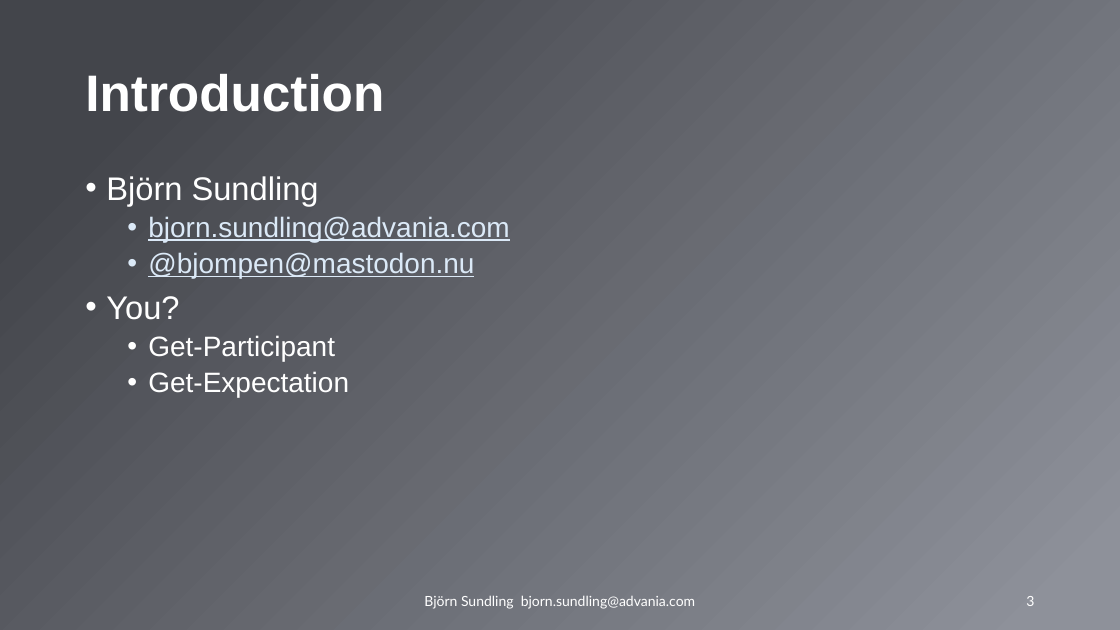
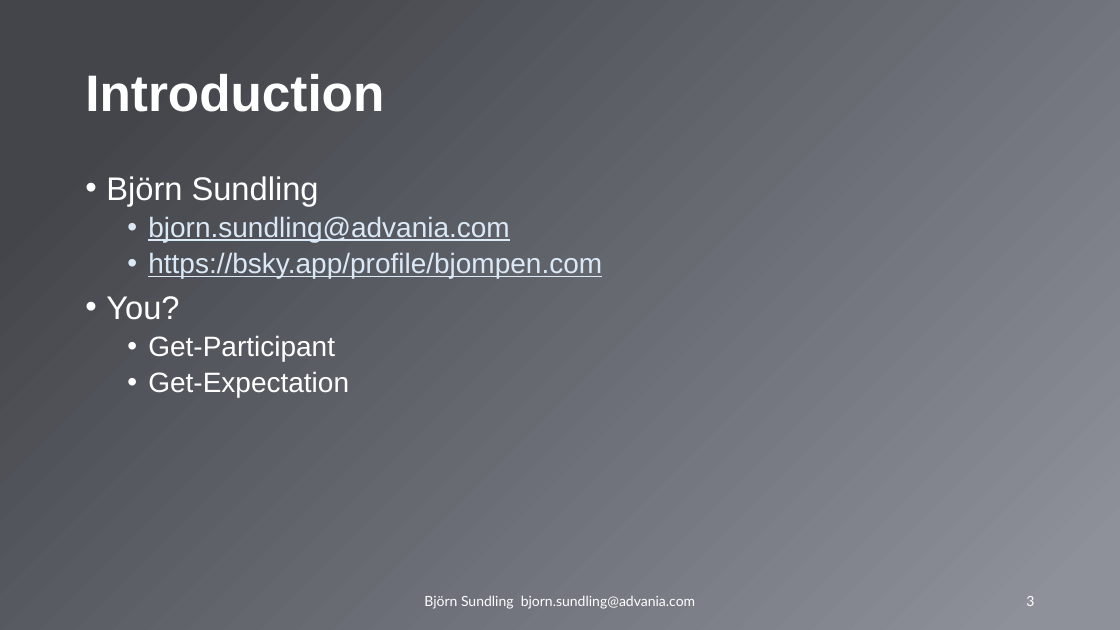
Before and after one commit to AdvaniaSE/PowerShellFundamentals, a slide deck: slide 3 of PowerShell Fundamentals.pptx. Drawn at 1120x630 pixels with LibreOffice and Linux fonts; fonts in the diff are those of the drawing; background and template pictures are left out. Boxes give left, top, right and bottom in pixels: in the first picture for what was removed or moved away, otherwise in the second. Text is boxed around its words. In the diff, an @@ line names an element or a change of style, - is before the commit and + after.

Commit message:
update pptx

```diff
--- a/PowerShell Fundamentals.pptx
+++ b/PowerShell Fundamentals.pptx
@@ text at [148, 253, 602, 278]: text changed @@
-  • @bjompen@mastodon.nu
+  • https://bsky.app/profile/bjompen.com
```
